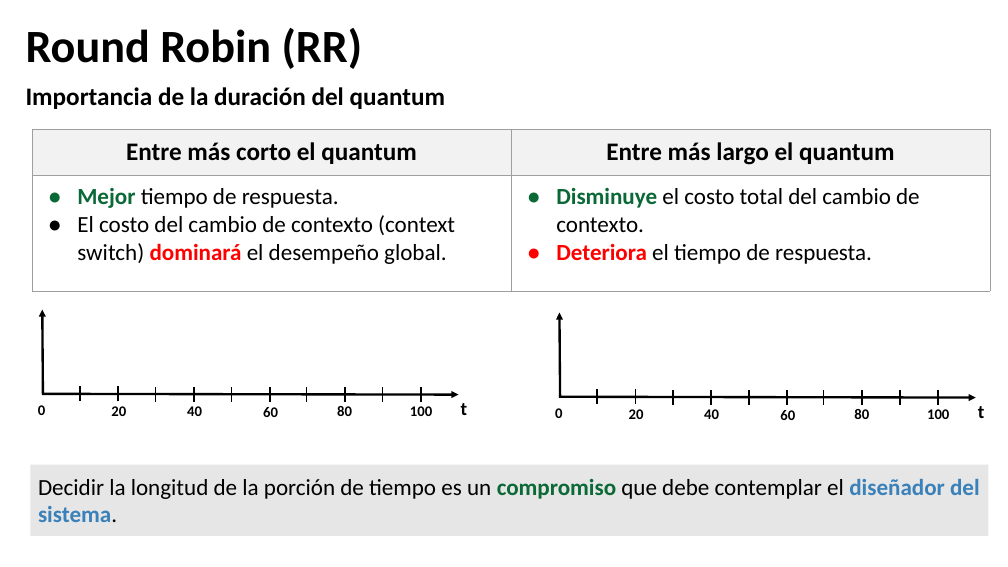
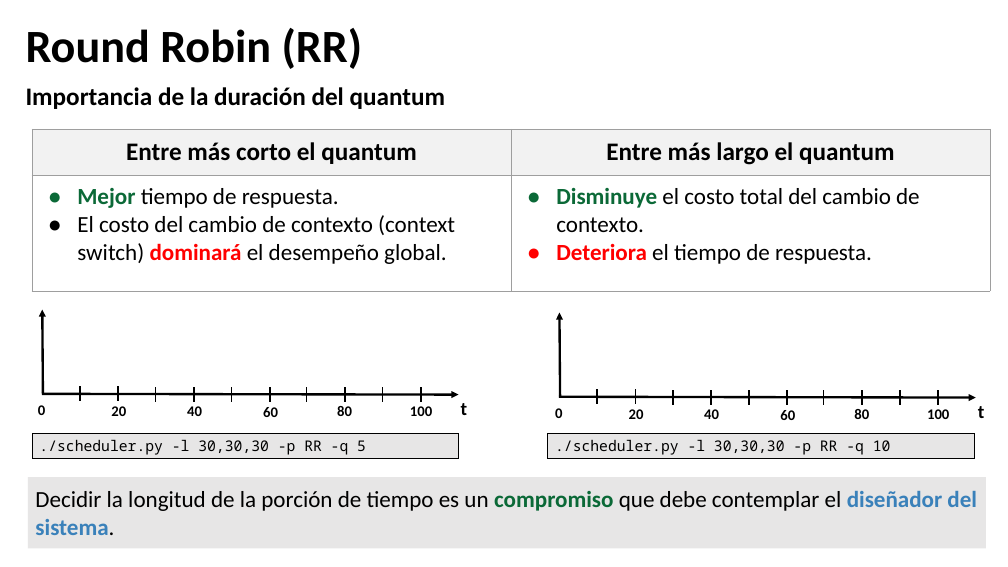
Before and after one commit to udea-so/apuntes_2026-2_SO-virtual, a slide deck: slide 55 of clase_05/SO_apuntes_clase5.pptx (slide 53 before the commit). Drawn at 1008x567 pixels with LibreOffice and Linux fonts; fonts in the diff are those of the drawing. Boxes give left, top, right and bottom in pixels: in the first picture for what was removed or moved away, otherwise in the second. Text is boxed around its words. In the diff, an @@ line names an element or a change of style, - is before the commit and + after.

```diff
--- a/clase_05/SO_apuntes_clase5.pptx
+++ b/clase_05/SO_apuntes_clase5.pptx
@@ rectangle added at (32,433,458,459), fill #E7E6E6, outline #000000 0.75 pt, 14 pt, text #000000 @@
+./scheduler.py -l 30,30,30 -p RR -q 5
@@ rectangle added at (547,433,974,459), fill #E7E6E6, outline #000000 0.75 pt, 14 pt, text #000000 @@
+./scheduler.py -l 30,30,30 -p RR -q 10
@@ rectangle "Decidir la longitud de la ...": place and size @@
-rectangle "Decidir la longitud de la ..." at (30,465,988,536)
+rectangle "Decidir la longitud de la ..." at (28,477,986,548)
```
Also in this commit, not shown: 12 other slides changed, 2 slides added, 17 other files.
